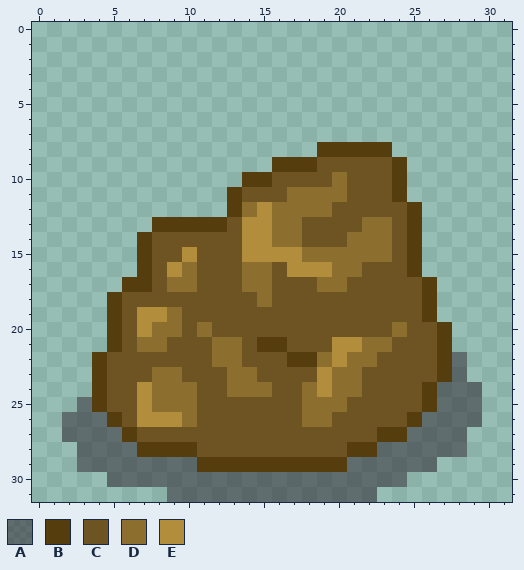
One commit to this pixel-art sprite: Assets/Resources/Images/Tilesets/Cave/obstacle1.png. That is the earlier state.
The file is 32x32 pixels.
Palette (. is transparent): A #2618287d  B #563d0e  C #6e5423  D #8c6e2f  E #b28d3c
Pixels before, first column x 2:
 8 .................BBBBB......
 9 ..............BBBCCCCCB.....
10 ............BBCCCCDCCCB.....
11 ...........BCCCDDDDCCCB.....
12 ...........BDEDDDDCCCCCB....
13 ......BBBBBCEEDDCCCCDDCB....
14 .....BCCCCCCEEDDCCCDDDCB....
15 .....BCCECCCEEEEDDDDDDCB....
16 .....BCEDCCCDDCEEEDDCCCB....
17 ....BBCDDCCCDDCCCDDCCCCCB...
18 ...BCCCCCCCCCDCCCCCCCCCCB...
19 ...BCEEDCCCCCCCCCCCCCCCCB...
20 ...BCEDDCDCCCCCCCCCCCCDCCB..
21 ...BCDDCCCDDCBBCCCEEDDCCCB..
22 ..BCCCCCCCDDCCCBBDEDDCCCCBA.
23 ..BCCCDDCCCDDCCCCEDDCCCCCBA.
24 ..BCCEDDDCCDDDCCDEDDCCCCBAAA
25 .ABCCEDDDCCCCCCCDDDCCCCCBAAA
26 AAABCEEEDCCCCCCCDDCCCCCBAAAA
27 AAAABCCCCCCCCCCCCCCCCBBAAAA.
28 .AAAABBBBCCCCCCCCCCBBAAAAAA.
29 .AAAAAAAABBBBBBBBBBAAAAAA...
30 ...AAAAAAAAAAAAAAAAAAAA.....
31 .......AAAAAAAAAAAAAA.......
And afterwards:
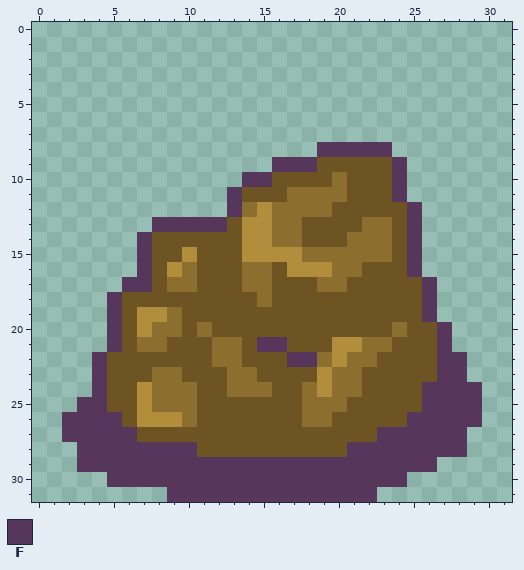
Colours new in this view: F #56365a
What changed:
Changed rows in their new state; - is an unchanged pixel.
first column x 2:
 8 -----------------FFFFF------
 9 --------------FFF-----F-----
10 ------------FF--------F-----
11 -----------F----------F-----
12 -----------F-----------F----
13 ------FFFFF------------F----
14 -----F-----------------F----
15 -----F-----------------F----
16 -----F-----------------F----
17 ----FF------------------F---
18 ---F--------------------F---
19 ---F--------------------F---
20 ---F---------------------F--
21 ---F---------FF----------F--
22 --F------------FF--------FF-
23 --F----------------------FF-
24 --F---------------------FFFF
25 -FF---------------------FFFF
26 FFFF-------------------FFFFF
27 FFFFF----------------FFFFFF-
28 -FFFFFFFF----------FFFFFFFF-
29 -FFFFFFFFFFFFFFFFFFFFFFFF---
30 ---FFFFFFFFFFFFFFFFFFFF-----
31 -------FFFFFFFFFFFFFF-------
